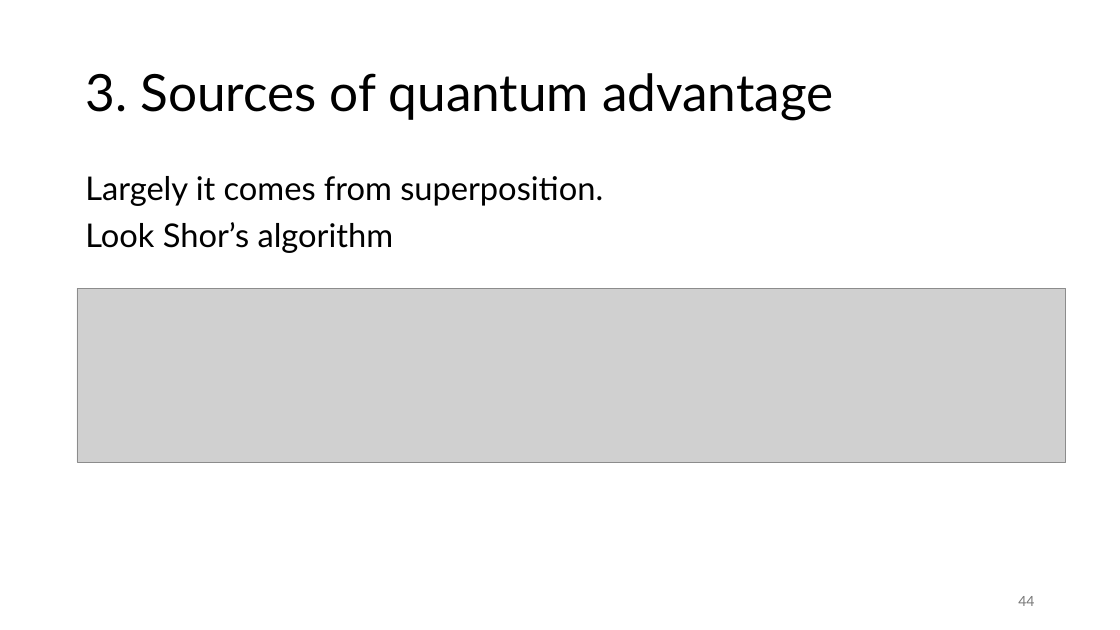
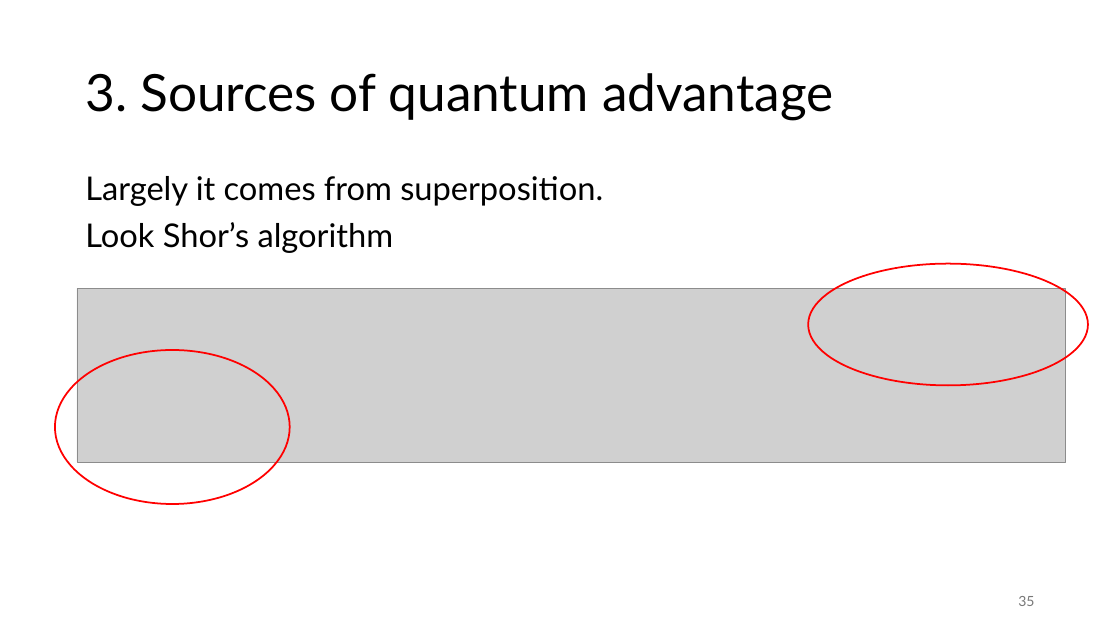
Before and after one commit to vutuanhai237/CourseMaterialsUIT, a slide deck: slide 35 of SExxx-Quantum computng/Slide/x. On Problems Quantum Computers Can Solve Efficiently (template).pptx (slide 44 before the commit). Drawn at 1120x630 pixels with LibreOffice and Linux fonts; fonts in the diff are those of the drawing; grey boxes stand for pictures. Boxes give left, top, right and bottom in pixels: in the first picture for what was removed or moved away, otherwise in the second. Text is boxed around its words. In the diff, an @@ line names an element or a change of style, - is before the commit and + after.

```diff
--- a/SExxx-Quantum computng/Slide/x. On Problems Quantum Computers Can Solve Efficiently (template).pptx
+++ b/SExxx-Quantum computng/Slide/x. On Problems Quantum Computers Can Solve Efficiently (template).pptx
@@ ellipse added at [808,264,1088,386], outline #FF0000 1.5 pt @@
@@ ellipse added at [55,350,289,504], outline #FF0000 1.5 pt @@
@@ page number at [1018,596,1034,606]: text changed @@
-44
+35
```
Also in this commit, not shown: 16 other slides changed, 1 slide added, 11 slides removed, 3 other files.
